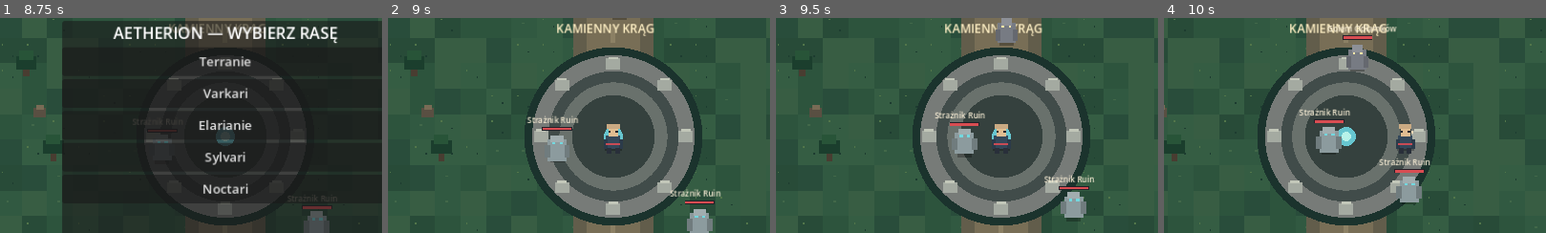
Above: before the commit, frames 1-4 (left to right).
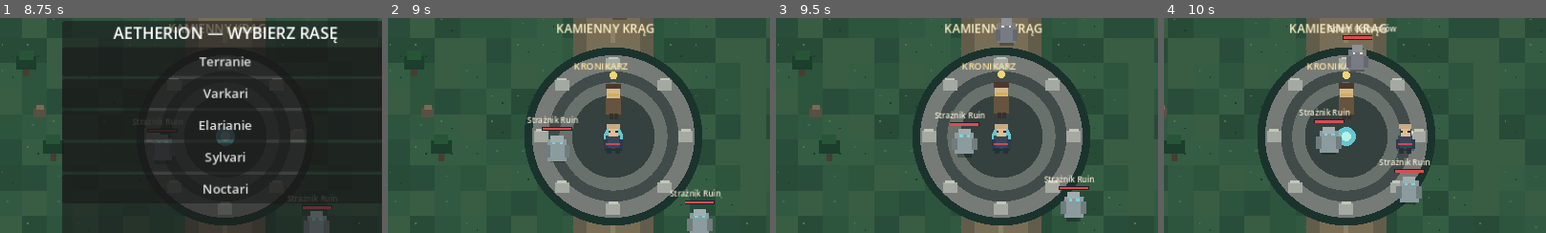
Above: after the commit, the same moments.

Repository: Kulpiak/Aetherion
Game: Godot game, scene res://scenes/main.tscn
The game is run twice, just before and just after one commit, with the same random seed, the same clock (stepped at 60 frames per second) and the same inputs.
Inputs:
- Up to frame 1 (8.75 s): click "ZADANIE" at 0.5 s; click "POSTAĆ" at 1.25 s; click "TORBA" at 2 s; click "SKILLE" at 2.75 s; click "ZAPISZ" at 3.5 s; click "WCZYTAJ" at 4.25 s; click "◀" at 5 s; click "▲" at 5.75 s; click "▼" at 6.5 s; click "▶" at 7.25 s; click "ATAK" at 8 s
- Up to frame 2 (9 s): click "Terranie" at 8.75 s
- Up to frame 3 (9.5 s): no input
- Up to frame 4 (10 s): hold Right (ui_right) from 9.53 s (still down)
The pictures show only the part of the screen within x 20-70%, y 22-72%; the shares and areas given below are measured in that part.

Frame 1 is identical in both runs. In frame 2, 0.9% of the frame differs, in the area x 48-63%, y 20-45%; in frame 3, 0.9%; in frame 4, 0.8%.

Commit message:
Fix chapter one ruins interaction and add visible Chronicle NPC

Diff:
--- a/scripts/game.gd
+++ b/scripts/game.gd
@@ -295,38 +295,54 @@
 
 func _quest_interact() -> void:
  if not started: return
+ # Etap ruin ma własny punkt interakcji — nie może być blokowany dystansem do Kronikarza.
+ if quest == 3:
+  if player_pos.distance_to(RUINS_POS) > 135.0:
+   _say("Wschodnie Ruiny są zaznaczone na mapie. Udaj się do ich centrum.")
+   return
+  quest = 4
+  gold += 75
+  xp += 100
+  _say("Ruiny zbadane! +75 złota, +100 XP. Rozdział I ukończony!")
+  while xp >= level * 100:
+   xp -= level * 100
+   level += 1
+   max_hp += 10
+   max_ether += 7
+   atk += 2
+   defense += 1
+   hp = max_hp
+   ether = max_ether
+  _update_hud()
+  return
  if player_pos.distance_to(START_POS) > 145.0:
   _say("Kronikarz czeka przy Kamiennym Kręgu.")
   return
  if quest == 0:
   quest = 1
   kills = 0
-  _say("Zadanie: pokonaj 5 stworzeń.")
+  _say("Kronikarz: pokonaj 5 stworzeń nękających okolicę.")
  elif quest == 2:
   quest = 3
   gold += 25
-  _say("Nagroda odebrana! Nowe zadanie: zbadaj wschodnie ruiny.")
- elif quest == 3:
-  if player_pos.distance_to(RUINS_POS) > 135.0:
-   _say("Znajdź wschodnie ruiny i zbadaj ich centrum.")
-  else:
-   quest = 4
-   gold += 75
-   xp += 100
-   _say("Ruiny zbadane! Otrzymujesz 75 złota i 100 XP. Rozdział I ukończony!")
-   while xp >= level * 100:
-    xp -= level * 100
-    level += 1
-    max_hp += 10
-    max_ether += 7
-    atk += 2
-    defense += 1
-    hp = max_hp
-    ether = max_ether
+  _say("Nagroda odebrana! +25 złota. Nowe zadanie: zbadaj Wschodnie Ruiny.")
  elif quest >= 4:
-  _say("Rozdział I ukończony. Kolejne przygody wkrótce.")
+  _say("Rozdział I ukończony. Kronikarz przygotowuje kolejną wyprawę.")
  else:
-  _say("Wykonaj aktualne zadanie i wróć.")
+  _say("Pokonaj 5 stworzeń, a potem wróć po nagrodę.")
+ _update_hud()
+
+func _draw_npc() -> void:
+ var p := START_POS + Vector2(0,-48)
+ var bob := sin(float(Time.get_ticks_msec())/420.0)*2.0
+ draw_rect(Rect2(p.x-10,p.y-1+bob,20,22),Color("#66543e"))
+ draw_rect(Rect2(p.x-8,p.y-14+bob,16,14),Color("#d6b98a"))
+ draw_rect(Rect2(p.x-10,p.y-18+bob,20,7),Color("#4b392e"))
+ draw_rect(Rect2(p.x-7,p.y-5+bob,14,3),Color("#d5ad58"))
+ draw_rect(Rect2(p.x-5,p.y+20+bob,5,7),Color("#382f2a"))
+ draw_rect(Rect2(p.x+1,p.y+20+bob,5,7),Color("#382f2a"))
+ draw_circle(p+Vector2(0,-28+bob),5,Color("#f3d477"))
+ draw_string(ThemeDB.fallback_font,p+Vector2(-50,-36),"KRONIKARZ",HORIZONTAL_ALIGNMENT_LEFT,-1,12,Color("#ffe7a6"))
 
 func _show_panel(panel_name: String) -> void:
  if not started: return
@@ -399,6 +415,8 @@
 func _draw() -> void:
  _draw_world()
  _draw_landmarks()
+ if started:
+  _draw_npc()
  for enemy in enemies:
   if enemy["alive"]:
    _draw_enemy(enemy)
